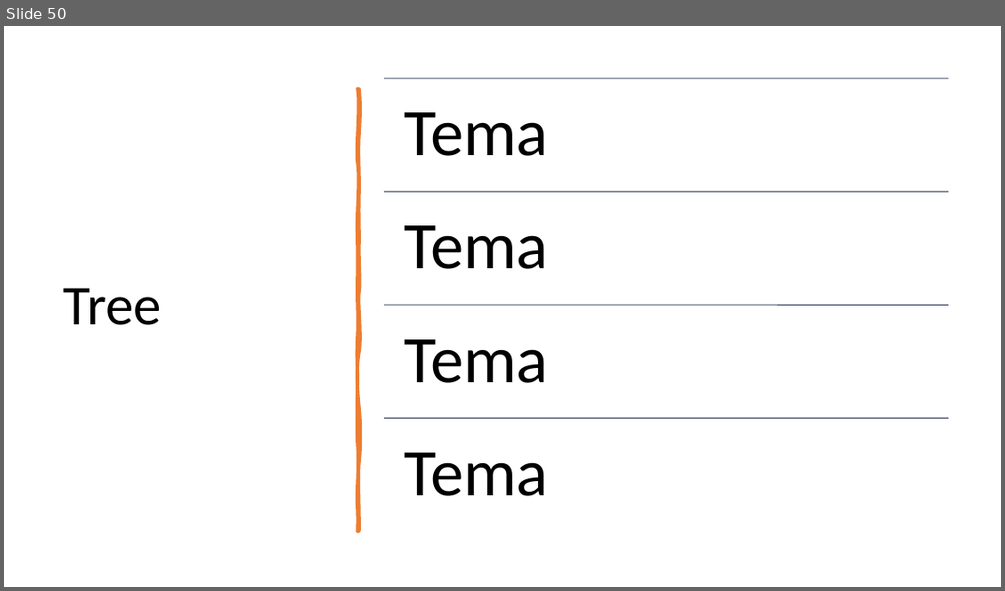
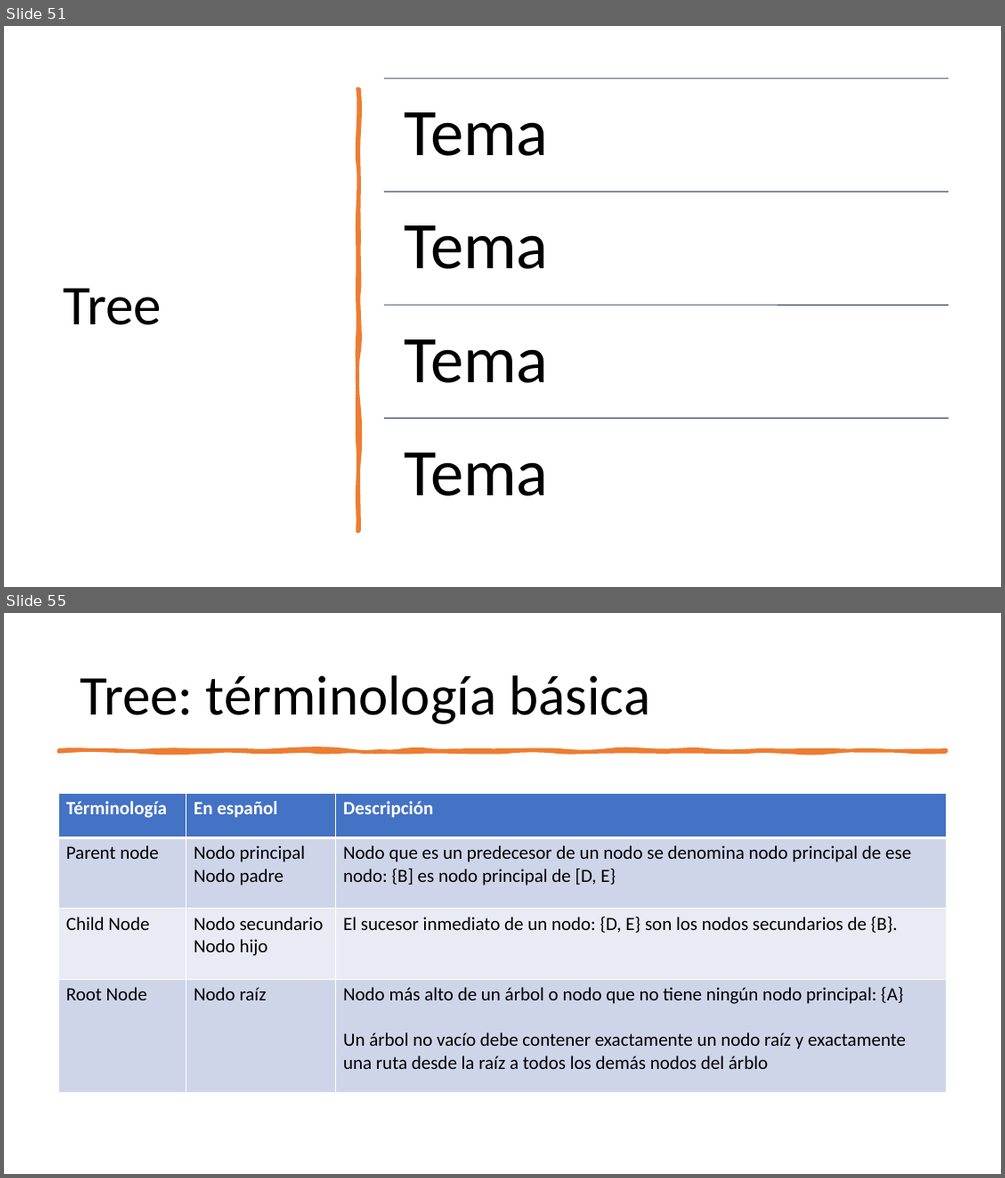
Before and after one commit to ppa-docencia-u/usm-est-datos, a slide deck: presentacion/Estructuras de datos-1.pptx. Shown one above the other, each under a label of ours: slide 50 before the commit, slides 51 and 55 after it; the slides between them are not shown. The pictures are 1005x591 and 1005x1178 pixels, drawn with LibreOffice and Linux fonts; fonts in the diff are those of the drawing. Boxes give left, top, right and bottom in pixels: in the first picture for what was removed or moved away, otherwise in the second. Text is boxed around its words. In the diff, an @@ line names an element or a change of style, - is before the commit and + after.

```diff
--- a/presentacion/Estructuras de datos-1.pptx
+++ b/presentacion/Estructuras de datos-1.pptx
@@ slide 55 added at box(4, 613, 1001, 1174), background #FFFFFF @@
@@ title added at box(80, 675, 651, 724), 54 pt, text #000000 @@
+Tree: términología básica
@@ freeform shape added at box(58, 750, 947, 751), fill #ED7D31, outline #ED7D31 3.25 pt @@
@@ table added at box(58, 793, 947, 1093), 4 rows, 3 columns @@
+Términología | En español | Descripción
+Parent node | Nodo principal / Nodo padre | Nodo que es un predecesor de un nodo se denomina nodo principal de ese nodo: {B] es nodo principal de [D, E}
+Child Node | Nodo secundario / Nodo hijo | El sucesor inmediato de un nodo: {D, E} son los nodos secundarios de {B}.
+Root Node | Nodo raíz | Nodo más alto de un árbol o nodo que no tiene ningún nodo principal: {A} / Un árbol no vacío debe contener exactamente un nodo raíz y exactamente una ruta desde la raíz a todos los demás nodos del árblo
@@ what was slide 50 is now slide 51 @@
```
Also in this commit, not shown: 1 slide changed, 27 other slides added, 4 other files.
